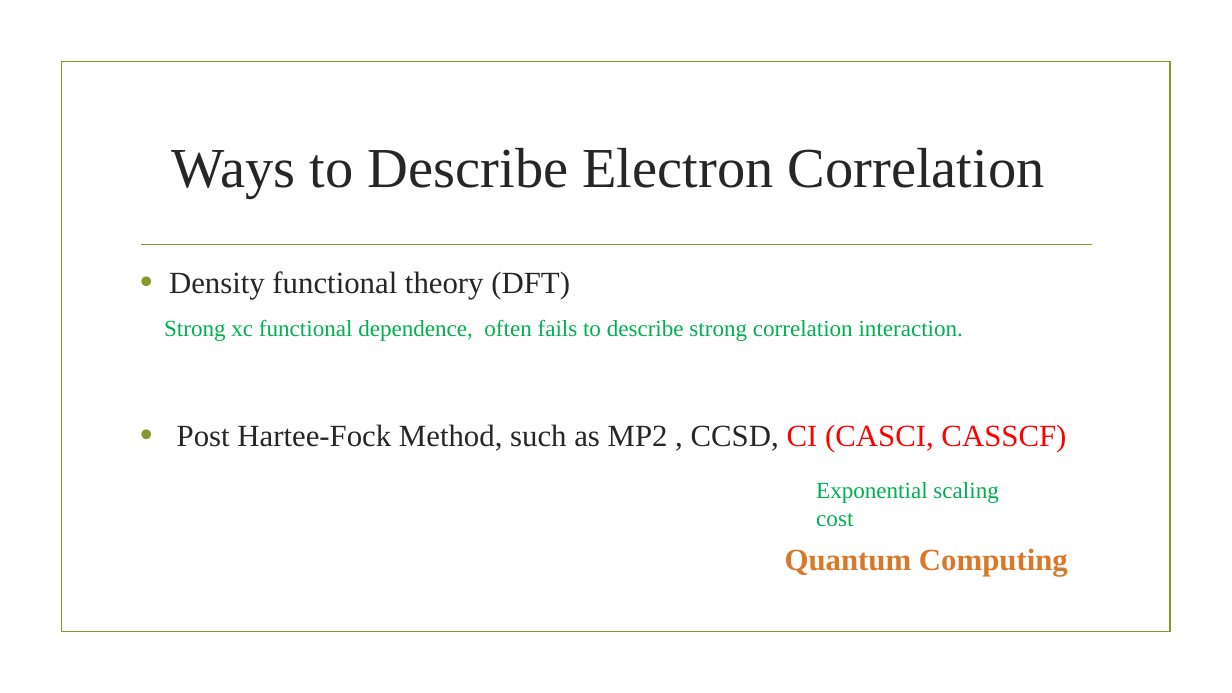
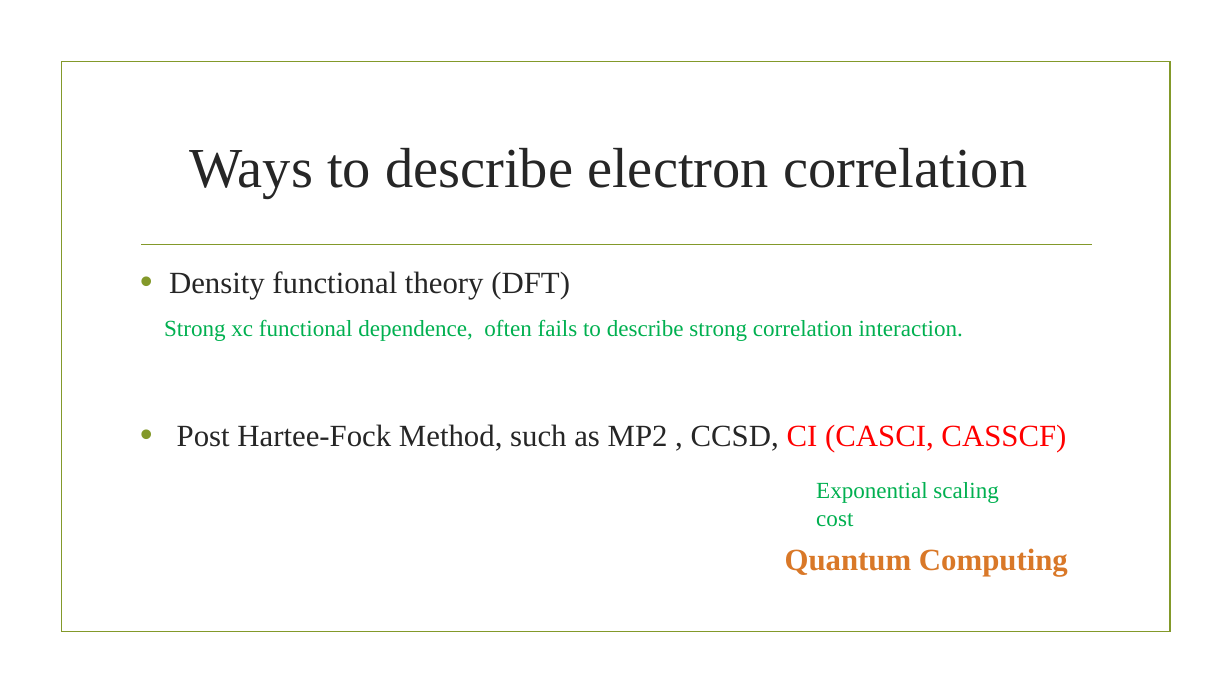
Before and after one commit to ruiyiQM/QPARC-Challenge-2022, a slide deck: slide 5 of Presentation/Qamuy.pptx. Drawn at 1232x693 pixels with LibreOffice and Linux fonts; fonts in the diff are those of the drawing; background and template pictures are left out. Boxes give left, top, right and bottom in pixels: in the first picture for what was removed or moved away, otherwise in the second. Text is boxed around its words. In the diff, an @@ line names an element or a change of style, - is before the commit and + after.

```diff
--- a/Presentation/Qamuy.pptx
+++ b/Presentation/Qamuy.pptx
@@ title at (189, 148, 1027, 198): text changed @@
-Ways to Describe Electron Correlation
+Ways to describe electron correlation
```
Also in this commit, not shown: 12 other slides changed, 2 slides added.
